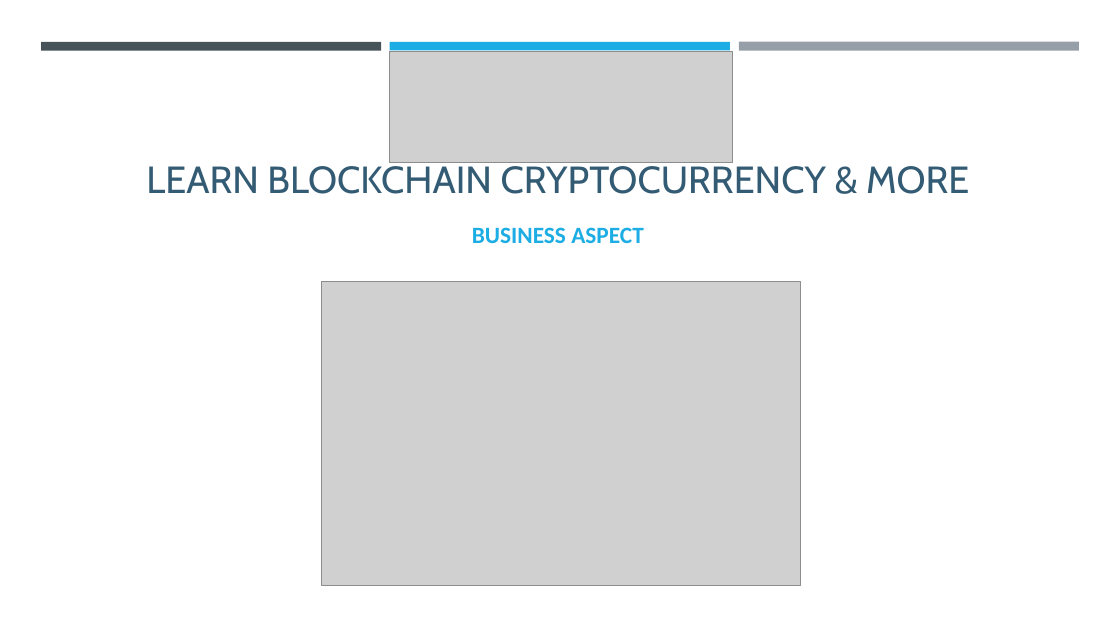
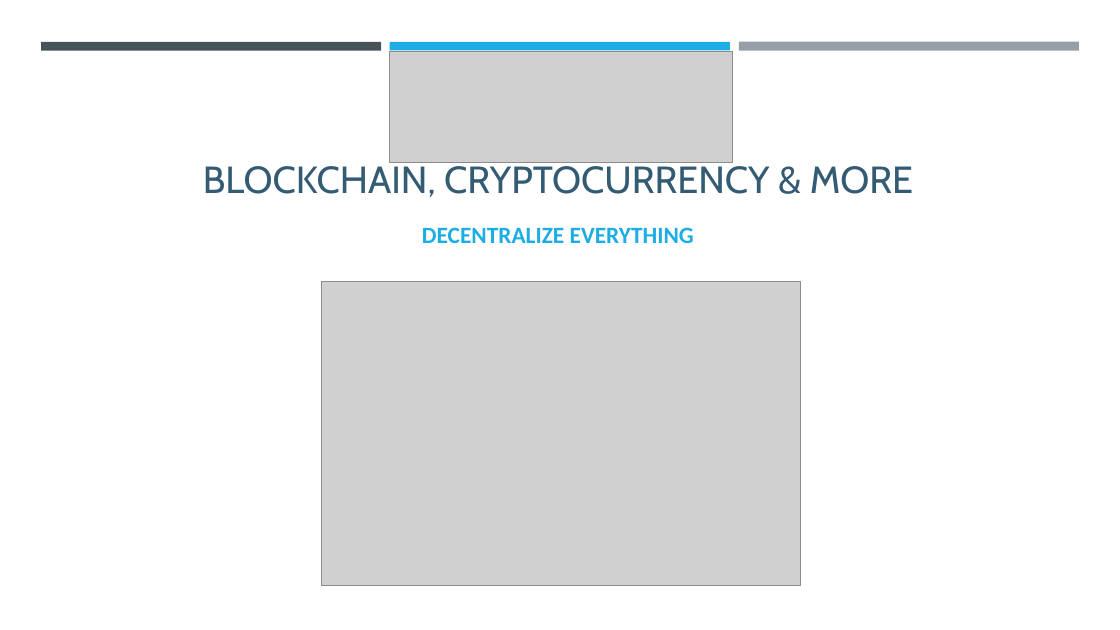
Before and after one commit to abhi3700/My_Learning_Blockchain, a slide deck: slide 1 of PPT.pptx. Drawn at 1120x630 pixels with LibreOffice and Linux fonts; fonts in the diff are those of the drawing; grey boxes stand for pictures. Boxes give left, top, right and bottom in pixels: in the first picture for what was removed or moved away, otherwise in the second. Text is boxed around its words. In the diff, an @@ line names an element or a change of style, - is before the commit and + after.

```diff
--- a/PPT.pptx
+++ b/PPT.pptx
@@ title at bbox=[203, 161, 913, 197]: text changed @@
-LEARN BLOCKCHAIN CRYPTOCURRENCY & MORE
+BLOCKCHAIN, CRYPTOCURRENCY & MORE
@@ subtitle at bbox=[422, 227, 694, 243]: text changed @@
-BUSINESS ASPECT
+DECENTRALIZE EVERYTHING
```
Also in this commit, not shown: 3 other slides changed, 3 slides added, 34 slides removed.
